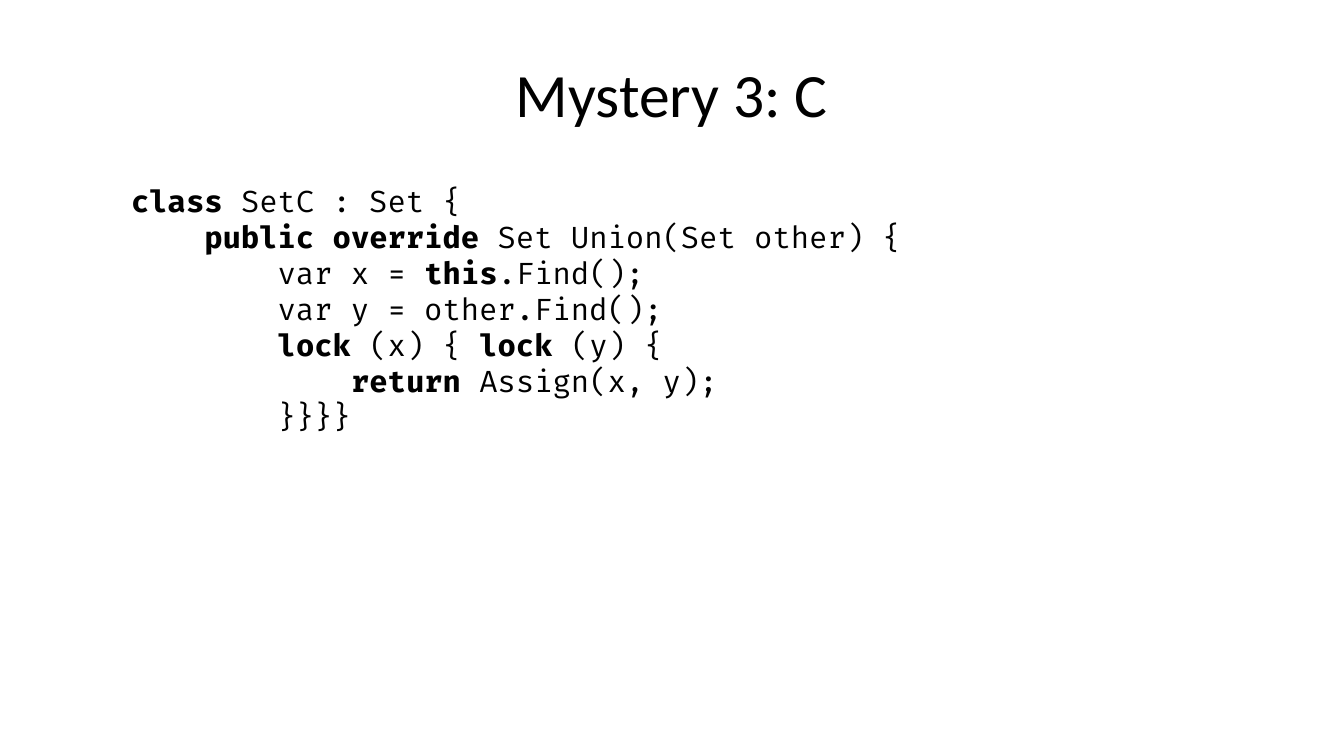
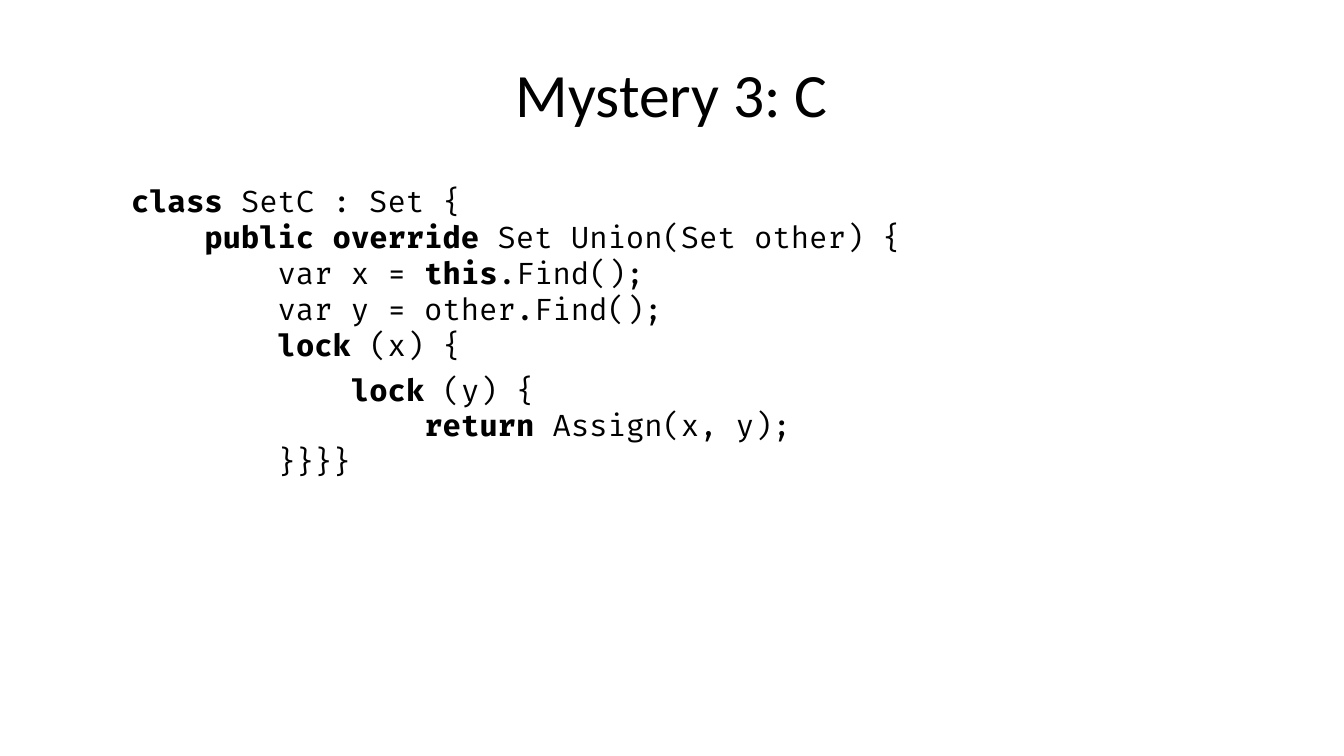
Before and after one commit to fbie/threading-mysteries, a slide deck: slide 23 of slides/slides.odp. Drawn at 1344x756 pixels with LibreOffice and Linux fonts; fonts in the diff are those of the drawing. Boxes give left, top, right and bottom in pixels: in the first picture for what was removed or moved away, otherwise in the second. Text is boxed around its words. In the diff, an @@ line names an element or a change of style, - is before the commit and + after.

```diff
--- a/slides/slides.odp
+++ b/slides/slides.odp
@@ text at box(131, 189, 864, 443): text changed @@
-class SetC : Set {
-public override Set Union(Set other) {
-var x = this.Find();
-var y = other.Find();
-lock (x) { lock (y) {
-return Assign(x, y);
-}}}}
+class SetC : Set {
+public override Set Union(Set other) {
+var x = this.Find();
+var y = other.Find();
+lock (x) {
+lock (y) {
+return Assign(x, y);
+}}}}
```
Also in this commit, not shown: 7 other slides changed.
